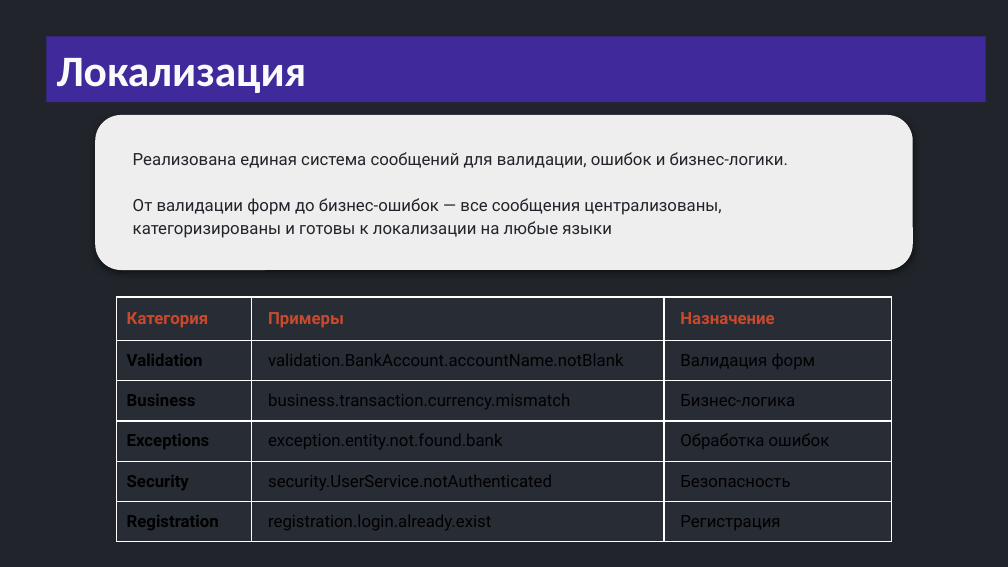
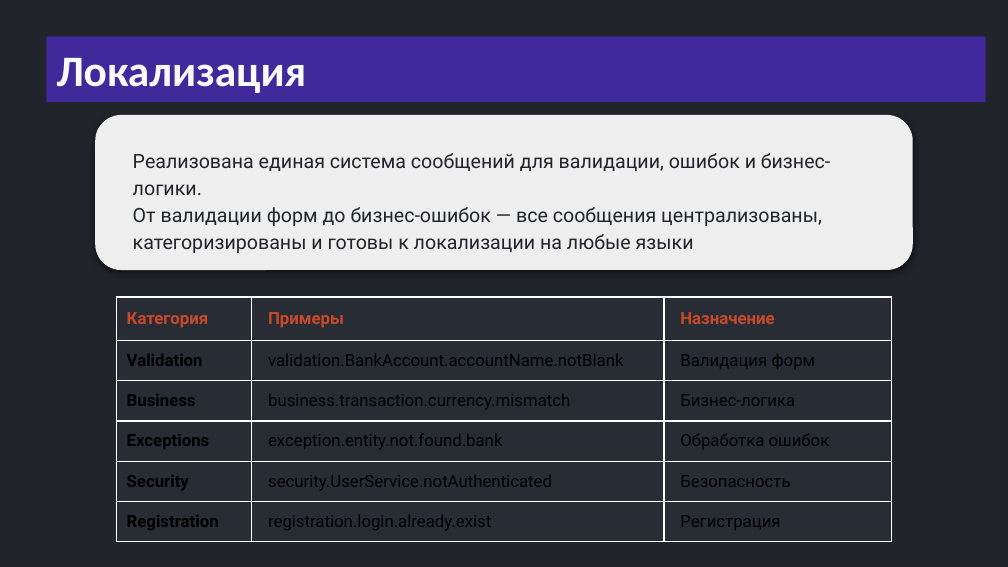
Before and after one commit to semusv/Bank_analyzer, a slide deck: slide 16 of bank_analyzer.pptx. Drawn at 1008x567 pixels with LibreOffice and Linux fonts; fonts in the diff are those of the drawing. Boxes give left, top, right and bottom in pixels: in the first picture for what was removed or moved away, otherwise in the second. Text is boxed around its words. In the diff, an @@ line names an element or a change of style, - is before the commit and + after.

```diff
--- a/bank_analyzer.pptx
+++ b/bank_analyzer.pptx
@@ text "Реализована единая система сообщений для ..." at box(133, 153, 830, 253): size 12 to 14 pt @@
```
Also in this commit, not shown: 21 other slides changed, 3 slides added, 35 slides removed, 14 other files.
